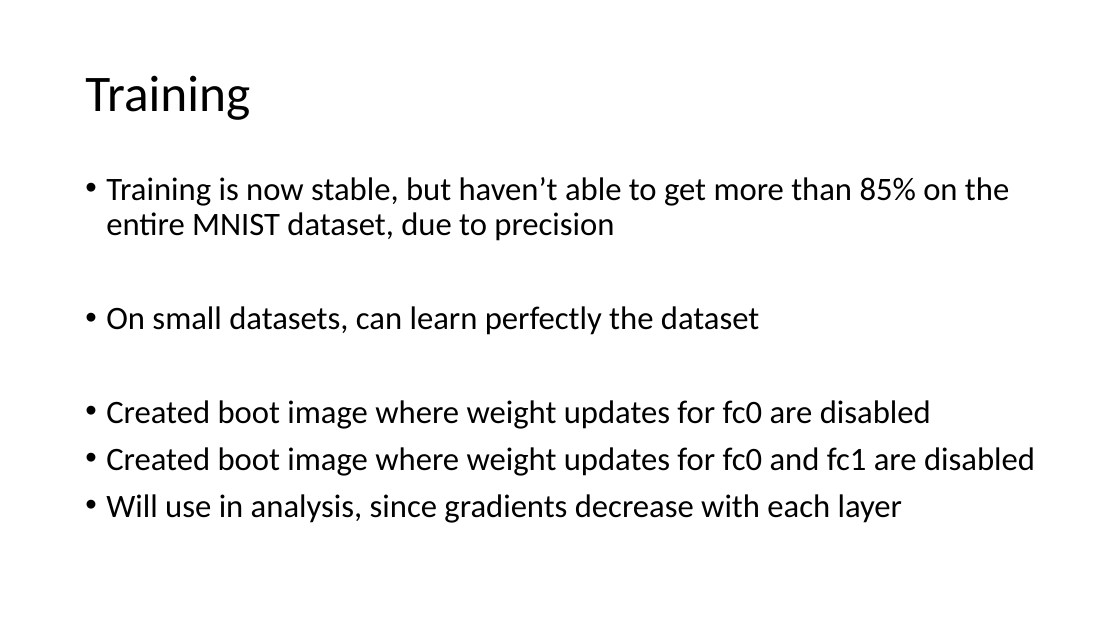
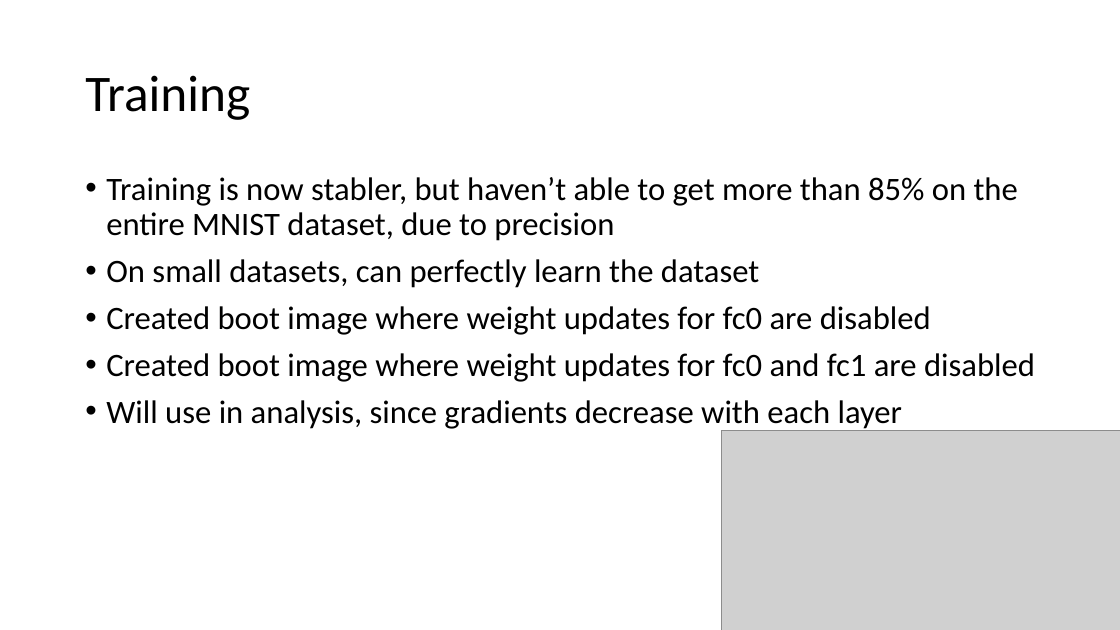
Before and after one commit to erikgroving/NeuralNetworkHardwareAccelerator, a slide deck: slide 3 of WeeklyPresentations/update13_06_17.pptx. Drawn at 1120x630 pixels with LibreOffice and Linux fonts; fonts in the diff are those of the drawing; grey boxes stand for pictures. Boxes give left, top, right and bottom in pixels: in the first picture for what was removed or moved away, otherwise in the second. Text is boxed around its words. In the diff, an @@ line names an element or a change of style, - is before the commit and + after.

```diff
--- a/WeeklyPresentations/update13_06_17.pptx
+++ b/WeeklyPresentations/update13_06_17.pptx
@@ text at bbox=[106, 177, 1018, 288]: text changed @@
-• Training is now stable, but haven’t able to get more than 85% on the entire MNIST dataset, due to precision
-• On small datasets, can learn perfectly the dataset
+• Training is now stabler, but haven’t able to get more than 85% on the entire MNIST dataset, due to precision
+• On small datasets, can perfectly learn the dataset
@@ picture added at bbox=[722, 430, 1120, 630] @@
```
Also in this commit, not shown: 1 other slide changed, 1 slide added, 7 other files.
